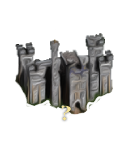
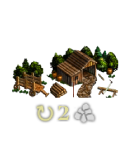
Revision of a layered 129x149 image; what changed, layer by layer:
hid group "?" (1st of 2, in "effects") (1 layers) over left=61, top=105, right=71, bottom=121
showed group "2 ore" (3 layers) over left=35, top=102, right=95, bottom=123
hid "Layer 47" over left=14, top=33, right=114, bottom=116
added layer "Layer 51" in group "objects" over left=11, top=45, right=119, bottom=98
